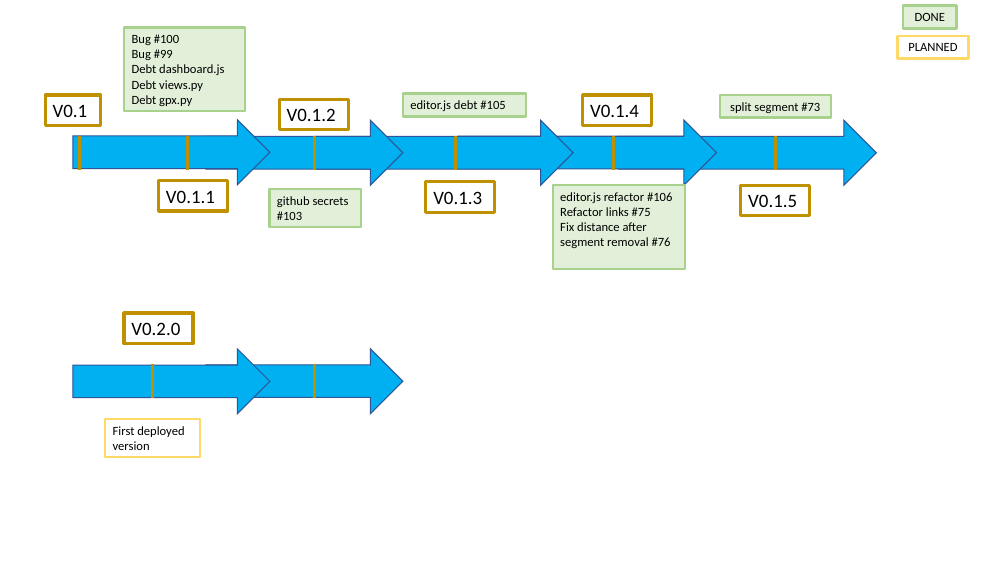
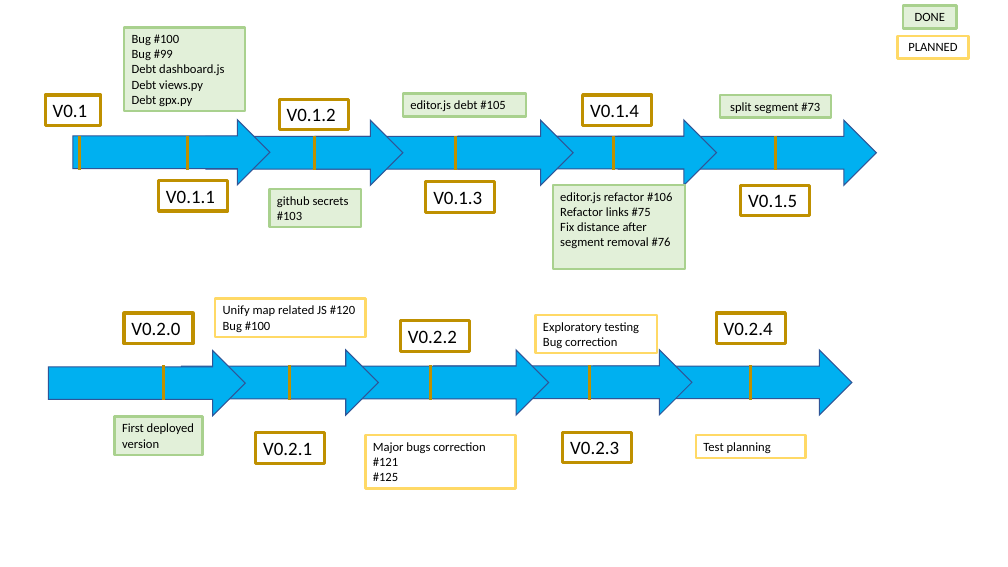
Before and after one commit to TrackEditor/TrackEditorWeb, a slide deck: slide 1 of docs/roadmap.pptx. Drawn at 1008x567 pixels with LibreOffice and Linux fonts; fonts in the diff are those of the drawing. Boxes give left, top, right and bottom in pixels: in the first picture for what was removed or moved away, otherwise in the second. Text is boxed around its words. In the diff, an @@ line names an element or a change of style, - is before the commit and + after.

Commit message:
Update versioning and roadmap after first deploy

```diff
--- a/docs/roadmap.pptx
+++ b/docs/roadmap.pptx
@@ rectangle added at box(216, 299, 366, 337), outline #FFD966 2.25 pt, 12 pt, text #000000 @@
+Unify map related JS #120
+Bug #100
@@ rectangle added at box(401, 321, 470, 351), outline #BF9000 3 pt, 18 pt, text #000000 @@
+V0.2.2
@@ rectangle added at box(535, 315, 657, 353), outline #FFD966 2.25 pt, 12 pt, text #000000 @@
+Exploratory testing
+Bug correction
@@ rectangle added at box(716, 313, 785, 343), outline #BF9000 3 pt, 18 pt, text #000000 @@
+V0.2.4
@@ right arrow added at box(290, 350, 549, 415), fill #00B0F0, outline #2F5597 1 pt @@
@@ right arrow added at box(434, 350, 693, 415), fill #00B0F0, outline #2F5597 1 pt @@
@@ right arrow added at box(594, 350, 852, 415), fill #00B0F0, outline #2F5597 1 pt @@
@@ line moved from (153, 364) - (153, 399) to (163, 365) - (163, 400) @@
@@ 2 right arrows, 1 line: place and size @@
-2 right arrows, 1 line at box(73, 349, 403, 414)
+2 right arrows, 1 line at box(48, 350, 379, 416)
@@ line added from (431, 365) to (431, 400), #BF9000 3 pt @@
@@ line added from (589, 365) to (589, 400), #BF9000 3 pt @@
@@ line added from (751, 365) to (751, 400), #BF9000 3 pt @@
@@ rectangle "First deployed version": place and size @@
-rectangle "First deployed version" at box(105, 420, 200, 457)
+rectangle "First deployed version" at box(115, 417, 203, 454)
@@ rectangle "First deployed version" at box(115, 417, 203, 454): fill none to #E2F0D9; outline #FFD966 2.25 pt to #A9D18E 2.25 pt @@
@@ rectangle added at box(256, 433, 324, 463), outline #BF9000 3 pt, 18 pt, text #000000 @@
+V0.2.1
@@ rectangle added at box(365, 436, 516, 489), outline #FFD966 2.25 pt, 12 pt, text #000000 @@
+Major bugs correction
+#121
+#125
@@ rectangle added at box(563, 433, 631, 463), outline #BF9000 3 pt, 18 pt, text #000000 @@
+V0.2.3
@@ rectangle added at box(696, 435, 806, 457), outline #FFD966 2.25 pt, 12 pt, text #000000 @@
+Test planning
```
Also in this commit, not shown: 2 other files.
